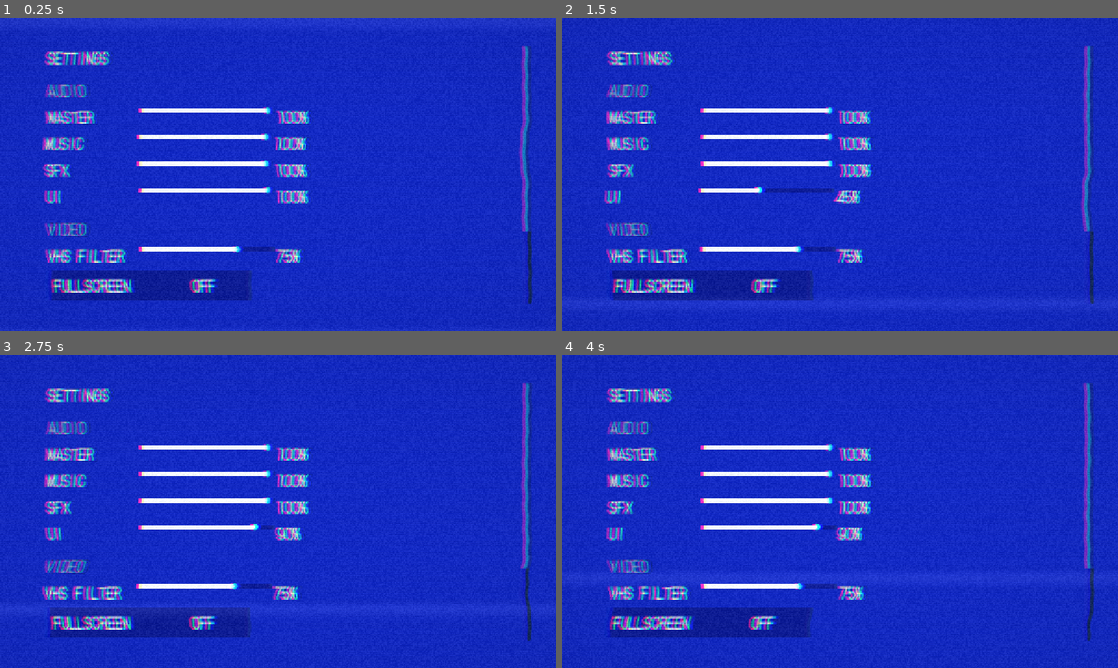
Above: before the commit, frames 1-4 (two rows, left to right).
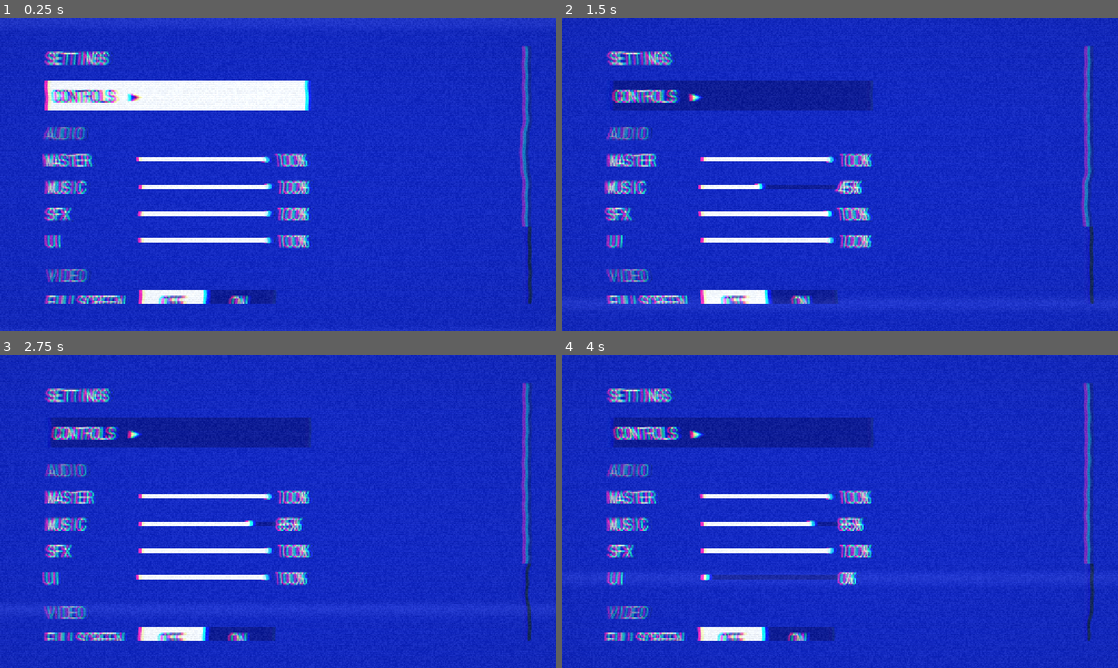
Above: after the commit, the same moments.

Repository: artemiiShabanov/RallyRivals
Game: Godot game, scene res://scenes/ui/settings.tscn
Two runs of this game, one before a commit and one after it. Both use one fixed random seed, a clock stepped at 60 frames per second and the inputs below. This scene is started directly instead of the project's main scene.
Inputs (mouse positions are in pixels of both pictures, inside the frame that each line leads up to):
- Up to frame 1 (0.25 s): no input
- Up to frame 2 (1.5 s): move the mouse to (962, 158) at 0.52 s; hold D (steer_right) 0.53-1.25 s; tap Z at 0.6 s; click (962, 158) at 0.67 s; drag from (728, 190) to (812, 237) at 1.27 s
- Up to frame 3 (2.75 s): move the mouse to (333, 442) at 2.02 s; hold D (steer_right) from 2.03 s (still down); hold Enter (ui_accept) from 2.03 s (still down); tap Y at 2.1 s; click (333, 442) at 2.17 s
- Up to frame 4 (4 s): release D (steer_right) at 2.75 s; release Enter (ui_accept) at 2.75 s; drag from (812, 574) to (673, 464) at 2.77 s; move the mouse to (1006, 558) at 3.52 s; hold A (steer_left) from 3.53 s (still down); hold Enter (ui_accept) from 3.53 s (still down); tap Z at 3.6 s; click (1006, 558) at 3.67 s

The runs differ from the first frame. In frame 1, 16% of the frame differs, in the area x 7-96%, y 20-92%; in frame 2, 16%; in frame 3, 16%; in frame 4, 16%.

Commit message:
Settings polish: toggle widget, keyboard focus, input fixes
- Fullscreen is a real toggle widget: a segmented OFF|ON switch whose active
  half inverts to the white OSD cursor. Built on a toggle-mode Button with its
  themed box stripped, so it keeps focus/click/ui_accept behaviour while the
  segments carry the visuals (CheckBox would fall back to Godot's default
  styling and break the borderless look).
- Keyboard focus: MenuScreen now seeds focus on the first actionable control
  if a screen opens with none, so keyboard/gamepad users are never stranded.
  Settings additionally remembers a stable per-row focus_key and restores it
  after every re-render — otherwise flipping any setting threw focus back to
  the top of the list.
- Key capture moved to _input (ahead of the GUI): with a row focused, Space
  and Enter were being eaten as ui_accept, making them unbindable.
- rebind() now stamps device = -1 to match the shipped bindings; it was
  defaulting to 0, binding the action to whichever device typed it.
- _apply_fullscreen only touches the window when the mode actually changes; it
  was unconditionally forcing windowed on boot, clobbering the project's own
  maximized launch mode.
- All settings rows share one ROW_W so the list has a single right edge.

Co-Authored-By: Claude Opus 4.8 <noreply@anthropic.com>

Diff:
--- a/rallyrivals/scenes/ui/settings.tscn
+++ b/rallyrivals/scenes/ui/settings.tscn
@@ -1,8 +1,12 @@
-[gd_scene load_steps=2 format=3 uid="uid://bduoje8alkrc7"]
+[gd_scene load_steps=2 format=3 uid="uid://cfn0ele43cm3f"]
 
-[ext_resource type="Script" path="res://scripts/ui/settings_screen.gd" id="1"]
+[ext_resource type="Script" uid="uid://ckauowafl6k2q" path="res://scripts/ui/settings_screen.gd" id="1"]
 
 [node name="Settings" type="Control"]
 layout_mode = 3
 anchors_preset = 15
+anchor_right = 1.0
+anchor_bottom = 1.0
+grow_horizontal = 2
+grow_vertical = 2
 script = ExtResource("1")
--- a/rallyrivals/scripts/core/settings.gd
+++ b/rallyrivals/scripts/core/settings.gd
@@ -69,9 +69,16 @@
 	_dirty = true
 	_apply_fullscreen(on)
 
+## Only touch the window when it actually needs changing — a blind windowed-set on boot would
+## clobber the project's own launch mode (display/window/size/mode = maximized).
 func _apply_fullscreen(on: bool) -> void:
-	DisplayServer.window_set_mode(
-		DisplayServer.WINDOW_MODE_FULLSCREEN if on else DisplayServer.WINDOW_MODE_WINDOWED)
+	var cur := DisplayServer.window_get_mode()
+	var is_fs := cur == DisplayServer.WINDOW_MODE_FULLSCREEN \
+		or cur == DisplayServer.WINDOW_MODE_EXCLUSIVE_FULLSCREEN
+	if on and not is_fs:
+		DisplayServer.window_set_mode(DisplayServer.WINDOW_MODE_FULLSCREEN)
+	elif not on and is_fs:
+		DisplayServer.window_set_mode(DisplayServer.WINDOW_MODE_MAXIMIZED)
 
 # --- input remap ---
 
@@ -94,6 +101,7 @@
 		if not (e is InputEventKey):
 			kept.append(e)                     # gamepad bindings survive a keyboard remap
 	var ne := InputEventKey.new()
+	ne.device = -1     # match the shipped bindings: any device, not just the one that typed it
 	ne.physical_keycode = key.physical_keycode if key.physical_keycode != 0 else key.keycode
 	kept.push_front(ne)
 	InputMap.action_erase_events(action)
--- a/rallyrivals/scripts/ui/menu_screen.gd
+++ b/rallyrivals/scripts/ui/menu_screen.gd
@@ -13,6 +13,11 @@
 const BG := Color(0.07, 0.16, 0.78)
 const PAD_LEFT := 110
 const PAD_EDGE := 64
+
+# Mirrors gen_ui_theme.gd — for widgets we draw ourselves (toggles) that can't use a theme stylebox.
+const WHITE := Color(0.95, 0.97, 1.0)
+const BLUE_DK := Color(0.05, 0.11, 0.60)
+const SEL_FG := Color(0.05, 0.10, 0.55)
 
 var _sfx_armed := false
 
@@ -55,6 +60,12 @@
 	vhs.glitch = 1.0     # menus/loading run the full unstable-tape look
 	add_child(vhs)
 
+	# Keyboard/gamepad users must never land on a screen with nothing focused. Screens that seed
+	# their own focus in _build (title, slots) already own it — this only fills the gap. Runs before
+	# the cues arm so opening a screen stays silent.
+	if get_viewport().gui_get_focus_owner() == null:
+		focus_first()
+
 	await get_tree().process_frame
 	_sfx_armed = true
 
@@ -75,6 +86,29 @@
 ## ui_cancel / Esc handler — default does nothing; screens with a "back" override this.
 func _on_cancel() -> void:
 	pass
+
+# --- focus ---
+
+## First focusable control under `root`, depth-first. Skips disabled buttons and non-focusables.
+func first_focusable(root: Node) -> Control:
+	for c in root.get_children():
+		if c is Control:
+			var ctl := c as Control
+			var ok := ctl.focus_mode != Control.FOCUS_NONE
+			if ctl is BaseButton and (ctl as BaseButton).disabled:
+				ok = false
+			if ok:
+				return ctl
+		var found := first_focusable(c)
+		if found != null:
+			return found
+	return null
+
+## Seed keyboard/gamepad focus on the first thing a player can act on.
+func focus_first(root: Node = null) -> void:
+	var c := first_focusable(root if root != null else self)
+	if c != null:
+		c.grab_focus()
 
 # --- audio ---
 
--- a/rallyrivals/scripts/ui/settings_screen.gd
+++ b/rallyrivals/scripts/ui/settings_screen.gd
@@ -8,6 +8,14 @@
 static var return_to := ""
 
 enum Page {MAIN, CONTROLS}
+
+# Every row on this screen — slider rows, toggles, buttons — is exactly ROW_W wide so the right
+# edge lines up down the whole list. The slider takes whatever the label and value columns leave.
+const ROW_W := 600
+const LABEL_W := 200
+const VALUE_W := 70
+const SEP := 14
+const SLIDER_W := ROW_W - LABEL_W - VALUE_W - SEP * 2
 
 const ACTION_LABELS := {
 	"accelerate": "ACCELERATE",
@@ -31,19 +39,26 @@
 func _scrolls() -> bool:
 	return true
 
+## Key capture runs in _input — ahead of the GUI. The row being rebound holds focus, so Space/Enter
+## would otherwise be eaten by that focused button as ui_accept and never reach us, making those two
+## keys impossible to bind.
+func _input(event: InputEvent) -> void:
+	if _capturing == "":
+		return
+	if event is InputEventKey and event.pressed and not event.echo:
+		if event.keycode == KEY_ESCAPE:
+			_capturing = ""
+			play_cue("ui_click")
+		else:
+			Settings.rebind(_capturing, event)
+			_capturing = ""
+			play_cue("ui_confirm")
+		_render()
+		get_viewport().set_input_as_handled()
+
 func _unhandled_input(event: InputEvent) -> void:
 	if _capturing != "":
-		if event is InputEventKey and event.pressed and not event.echo:
-			if event.keycode == KEY_ESCAPE:
-				_capturing = ""
-				play_cue("ui_click")
-			else:
-				Settings.rebind(_capturing, event)
-				_capturing = ""
-				play_cue("ui_confirm")
-			_render()
-			get_viewport().set_input_as_handled()
-		return
+		return                     # swallow everything else while awaiting a key
 	super._unhandled_input(event)
 
 func _on_cancel() -> void:
@@ -57,53 +72,81 @@
 	Settings.save_all()
 	Flow.goto(return_to if return_to != "" else Routes.TITLE)
 
+## Rebuilds the page. Every re-render (toggle, rebind, page switch) destroys the focused control, so
+## the row's stable focus_key is remembered and re-focused afterwards — otherwise keyboard users get
+## thrown back to the top of the list every time they flip a setting.
 func _render() -> void:
+	var key := ""
+	var owner := get_viewport().gui_get_focus_owner()
+	if owner != null and owner.has_meta("focus_key"):
+		key = str(owner.get_meta("focus_key"))
+
 	for c in _col.get_children():
+		_col.remove_child(c)      # remove now (not just queue_free) so layout + focus settle cleanly
 		c.queue_free()
+
 	if _page == Page.MAIN:
 		_render_main()
 	else:
 		_render_controls()
 
+	_restore_focus(key)
+
+func _restore_focus(key: String) -> void:
+	if key != "":
+		var target := _find_by_key(_col, key)
+		if target != null:
+			target.grab_focus()
+			return
+	focus_first(_col)             # page switched (key is gone) — fall back to the first row
+
+func _find_by_key(root: Node, key: String) -> Control:
+	for c in root.get_children():
+		if c is Control and c.has_meta("focus_key") and str(c.get_meta("focus_key")) == key:
+			return c as Control
+		var found := _find_by_key(c, key)
+		if found != null:
+			return found
+	return null
+
 func _render_main() -> void:
 	_col.add_child(heading("SETTINGS"))
-	_col.add_child(spacer(6))
+
+	_col.add_child(spacer(10))
+
+	var controls := _row_button("CONTROLS  ▸")
+	controls.pressed.connect(func() -> void:
+		_page = Page.CONTROLS
+		_render())
+	_col.add_child(controls)
+
+	_col.add_child(spacer(10))
 
 	_col.add_child(heading("AUDIO", "OsdDim"))
 	for bus in Settings.BUSES:
 		_col.add_child(_slider_row(bus.to_upper(), Settings.get_bus(bus) * 100.0,
 			func(v: float) -> void: Settings.set_bus(bus, v / 100.0)))
 
-	_col.add_child(spacer(6))
+	_col.add_child(spacer(10))
+
 	_col.add_child(heading("VIDEO", "OsdDim"))
+	_col.add_child(_toggle_row("FULLSCREEN", Settings.get_fullscreen(),
+		func(on: bool) -> void: Settings.set_fullscreen(on)))
 	_col.add_child(_slider_row("VHS FILTER", Settings.get_vhs() * 100.0,
 		func(v: float) -> void: Settings.set_vhs(v / 100.0)))
 
-	# A text toggle rather than a CheckBox: the theme is borderless-flat and CheckBox would fall back
-	# to Godot's default styling, breaking the OSD list look.
-	var fs := menu_button("FULLSCREEN        %s" % ("ON" if Settings.get_fullscreen() else "OFF"), "ui_click")
-	fs.custom_minimum_size.x = 460
-	fs.pressed.connect(func() -> void:
-		Settings.set_fullscreen(not Settings.get_fullscreen())
-		_render())
-	_col.add_child(fs)
-
-	_col.add_child(spacer(6))
-	var controls := menu_button("CONTROLS  ▸")
-	controls.pressed.connect(func() -> void:
-		_page = Page.CONTROLS
-		_render())
-	_col.add_child(controls)
-
-	var reset := menu_button("RESET DEFAULTS", "ui_click")
+	_col.add_child(spacer(10))
+
+	var reset := _row_button("RESET DEFAULTS", "ui_click")
 	reset.pressed.connect(func() -> void:
 		Settings.reset_defaults()
 		_render())
 	_col.add_child(reset)
 
-	var back := menu_button("BACK", "ui_click")
+	var back := _row_button("BACK", "ui_click")
 	back.pressed.connect(_leave)
 	_col.add_child(back)
+
 
 func _render_controls() -> void:
 	_col.add_child(heading("CONTROLS"))
@@ -113,15 +156,14 @@
 	for action in Settings.REMAPPABLE:
 		var label: String = ACTION_LABELS.get(action, action.to_upper())
 		var bound := "PRESS A KEY…" if _capturing == action else Settings.binding_label(action)
-		var b := menu_button("%-18s %s" % [label, bound])
-		b.custom_minimum_size.x = 460
+		var b := _row_button("%-18s %s" % [label, bound], "ui_confirm", "act:" + action)
 		b.pressed.connect(func() -> void:
 			_capturing = action
 			_render())
 		_col.add_child(b)
 
 	_col.add_child(spacer(6))
-	var back := menu_button("BACK", "ui_click")
+	var back := _row_button("BACK", "ui_click", "back_controls")
 	back.pressed.connect(func() -> void:
 		_page = Page.MAIN
 		_render())
@@ -130,12 +172,13 @@
 ## label + slider, left-aligned. Feedback cue fires on release so dragging doesn't machine-gun it.
 func _slider_row(text: String, value: float, on_change: Callable) -> HBoxContainer:
 	var row := HBoxContainer.new()
-	row.add_theme_constant_override("separation", 14)
+	row.add_theme_constant_override("separation", SEP)
 	row.size_flags_horizontal = SIZE_SHRINK_BEGIN
+	row.custom_minimum_size.x = ROW_W
 
 	var l := Label.new()
 	l.text = text
-	l.custom_minimum_size.x = 200
+	l.custom_minimum_size.x = LABEL_W
 	l.horizontal_alignment = HORIZONTAL_ALIGNMENT_LEFT
 	row.add_child(l)
 
@@ -144,7 +187,8 @@
 	s.max_value = 100
 	s.step = 5
 	s.value = value
-	s.custom_minimum_size = Vector2(300, 24)
+	s.custom_minimum_size = Vector2(SLIDER_W, 54)
+	s.set_meta("focus_key", text)
 	s.value_changed.connect(func(v: float) -> void:
 		on_change.call(v)
 		_val(row).text = "%d%%" % roundi(v))
@@ -155,9 +199,87 @@
 	var v := Label.new()
 	v.name = "Val"
 	v.text = "%d%%" % roundi(value)
-	v.custom_minimum_size.x = 70
+	v.custom_minimum_size.x = VALUE_W
 	row.add_child(v)
 	return row
 
+## label + a segmented OFF|ON switch, occupying the same column as the sliders so the row grid holds.
+## The active half inverts to the white OSD cursor — the same "selected" language as the menu items.
+func _toggle_row(text: String, value: bool, on_change: Callable) -> HBoxContainer:
+	var row := HBoxContainer.new()
+	row.add_theme_constant_override("separation", SEP)
+	row.size_flags_horizontal = SIZE_SHRINK_BEGIN
+	row.custom_minimum_size.x = ROW_W
+
+	var l := Label.new()
+	l.text = text
+	l.custom_minimum_size.x = LABEL_W
+	l.horizontal_alignment = HORIZONTAL_ALIGNMENT_LEFT
+	row.add_child(l)
+
+	# A toggle-mode Button carries the focus/click/keyboard behaviour; its own box is stripped so the
+	# two segments below are what you actually see.
+	var sw := Button.new()
+	sw.toggle_mode = true
+	sw.button_pressed = value
+	sw.custom_minimum_size = Vector2(SLIDER_W, 30)
+	sw.size_flags_horizontal = SIZE_SHRINK_BEGIN
+	sw.set_meta("focus_key", text)
+	for s in ["normal", "hover", "pressed", "disabled"]:
+		sw.add_theme_stylebox_override(s, _box(Color(0, 0, 0, 0), 0))
+	sw.add_theme_stylebox_override("focus", _box(Color(0, 0, 0, 0), 2))
+	wire_button(sw, "ui_click")
+	sw.toggled.connect(func(on: bool) -> void:
+		on_change.call(on)
+		_render())
+	row.add_child(sw)
+
+	var seg := HBoxContainer.new()
+	seg.add_theme_constant_override("separation", 4)
+	seg.set_anchors_preset(Control.PRESET_FULL_RECT)
+	seg.mouse_filter = Control.MOUSE_FILTER_IGNORE
+	seg.add_child(_segment("OFF", not value))
+	seg.add_child(_segment("ON", value))
+	sw.add_child(seg)
+
+	var pad := Control.new()
+	pad.custom_minimum_size.x = VALUE_W     # keeps the right edge level with the slider rows
+	row.add_child(pad)
+	return row
+
+func _segment(text: String, active: bool) -> PanelContainer:
+	var p := PanelContainer.new()
+	p.size_flags_horizontal = SIZE_EXPAND_FILL
+	p.mouse_filter = Control.MOUSE_FILTER_IGNORE
+	p.add_theme_stylebox_override("panel", _box(WHITE if active else BLUE_DK, 0))
+	var l := Label.new()
+	l.text = text
+	l.horizontal_alignment = HORIZONTAL_ALIGNMENT_CENTER
+	l.vertical_alignment = VERTICAL_ALIGNMENT_CENTER
+	l.add_theme_color_override("font_color", SEL_FG if active else WHITE)
+	l.add_theme_constant_override("outline_size", 0)
+	p.add_child(l)
+	return p
+
+func _box(bg: Color, border: int) -> StyleBoxFlat:
+	var sb := StyleBoxFlat.new()
+	sb.bg_color = bg
+	sb.set_corner_radius_all(0)
+	sb.set_border_width_all(border)
+	sb.border_color = WHITE
+	sb.content_margin_left = 0
+	sb.content_margin_right = 0
+	sb.content_margin_top = 0
+	sb.content_margin_bottom = 0
+	return sb
+
+## A full-width row button — same ROW_W as the slider rows, so the list has one right edge.
+## `key` must stay stable across re-renders (a row's visible text can change, e.g. a binding label).
+func _row_button(text: String, cue := "ui_confirm", key := "") -> Button:
+	var b := menu_button(text, cue)
+	b.custom_minimum_size.x = ROW_W
+	b.set_meta("focus_key", key if key != "" else text)
+	return b
+
 func _val(row: HBoxContainer) -> Label:
 	return row.get_node("Val") as Label
